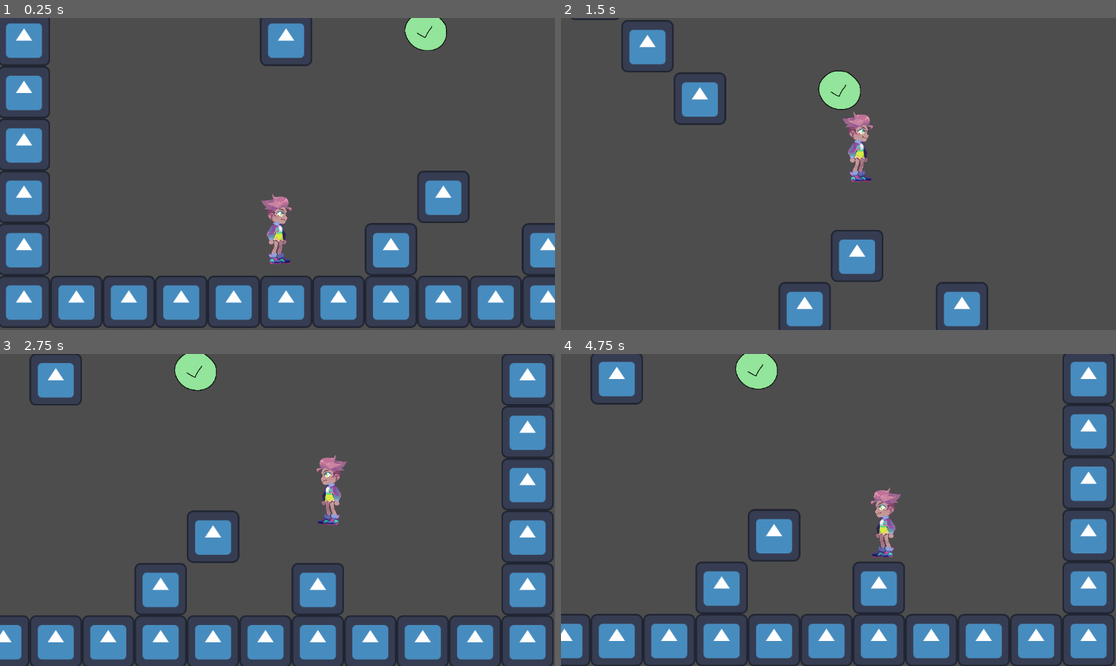
Above: before the commit, frames 1-4 (two rows, left to right).
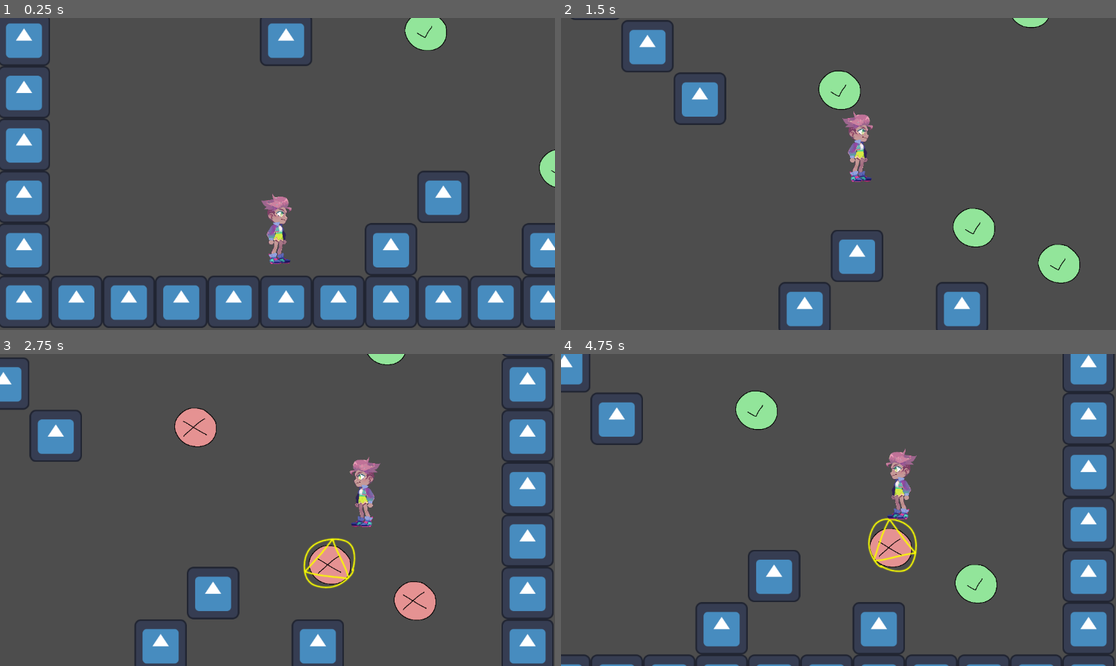
Above: after the commit, the same moments.

Repository: pepperfruits/Aurelia
Game: Godot game, scene res://Levels/TestingLevel/testing_level.tscn
The game is run twice, just before and just after one commit, with the same random seed, the same clock (stepped at 60 frames per second) and the same inputs. The engine's default icon, where the game draws it, is replaced by a stand-in: a white triangle on a blue panel in a dark square.
Inputs:
- Up to frame 1 (0.25 s): no input
- Up to frame 2 (1.5 s): hold Right (move_right) from 0.53 s (still down); tap C (dash) at 0.6 s; tap Z (jump) at 0.77, 0.8, 1.07, 1.35 s
- Up to frame 3 (2.75 s): tap Z (jump) at 1.52, 1.82, 2.3 s; tap C (dash) at 1.55, 2.1 s; release Right (move_right) at 2.03 s; hold Left (move_left) from 2.03 s (still down)
- Up to frame 4 (4.75 s): release Left (move_left) at 2.78 s; hold Right (move_right) 2.78-4.28 s; tap C (dash) at 2.85, 4.35 s; tap Z (jump) at 3.02, 3.32, 3.6, 3.77, 4.07, 4.52 s; hold Left (move_left) from 4.28 s (still down)

The runs differ from the first frame. In frame 1, 0.3% of the frame differs, in the area x 97-100%, y 42-55%; in frame 2, 1.7%; in frame 3, 21%; in frame 4, 23%, in the area x 0-100%, y 0-100%.

Commit message:
Hook functionality (no holding)

Diff:
--- a/Environment/Hook/hook.gd
+++ b/Environment/Hook/hook.gd
@@ -2,12 +2,40 @@
 class_name HookArea2D
 
 @onready var p : PlayerCharacterBody2D = $"..".p
+@onready var timer : Timer = $HookCooldownTimer
+@onready var collision : CollisionShape2D = $HookAreaCollisionShape
+@onready var sprite : Sprite2D = $HookSprite
+@onready var spriteAura : Sprite2D = $HookAuraSprite
+@export var spriteEnabled : Texture
+@export var spriteDisabled : Texture
+@export var AURA_ROTATION_SPEED : float = 360.0
 
 func _ready():
 	pass
+
+func _process(delta):
+	if spriteAura.visible:
+		spriteAura.rotation_degrees += AURA_ROTATION_SPEED * delta
 
 func _on_body_entered(body : PlayerCharacterBody2D):
 	body._on_player_entered_hook_range(self)
 
 func _on_body_exited(body : PlayerCharacterBody2D):
 	body._on_player_exited_hook_range(self)
+
+func use():
+	timer.start()
+	collision.disabled = true
+	p._on_player_exited_hook_range(self)
+	sprite.texture = spriteDisabled
+
+func _on_hook_cooldown_timer_timeout():
+	collision.disabled = false
+	sprite.texture = spriteEnabled
+
+
+func _on_aura_range_body_entered(body):
+	spriteAura.visible = true
+
+func _on_aura_range_body_exited(body):
+	spriteAura.visible = false
--- a/Environment/Hook/hook.tscn
+++ b/Environment/Hook/hook.tscn
@@ -1,21 +1,49 @@
-[gd_scene load_steps=4 format=3 uid="uid://degwbj0ixeanu"]
+[gd_scene load_steps=7 format=3 uid="uid://degwbj0ixeanu"]
 
 [ext_resource type="Script" path="res://Environment/Hook/hook.gd" id="1_qe3fk"]
 [ext_resource type="Texture2D" uid="uid://4sydabqxtg2r" path="res://Environment/Hook/hookEnabled.png" id="1_se3hq"]
+[ext_resource type="Texture2D" uid="uid://c5uh5cn1lf2p" path="res://Environment/Hook/hookDisabled.png" id="3_5ugqo"]
+[ext_resource type="Texture2D" uid="uid://g80ybp6fviu4" path="res://Environment/Hook/hookAura.png" id="4_ud0rb"]
 
-[sub_resource type="CircleShape2D" id="CircleShape2D_42l0i"]
-radius = 192.167
+[sub_resource type="CapsuleShape2D" id="CapsuleShape2D_ew1ul"]
+radius = 120.0
+height = 384.0
+
+[sub_resource type="CapsuleShape2D" id="CapsuleShape2D_0qhen"]
+radius = 104.0
+height = 320.0
 
 [node name="Hook" type="Area2D"]
 collision_layer = 0
 script = ExtResource("1_qe3fk")
+spriteEnabled = ExtResource("1_se3hq")
+spriteDisabled = ExtResource("3_5ugqo")
 
 [node name="HookAreaCollisionShape" type="CollisionShape2D" parent="."]
-shape = SubResource("CircleShape2D_42l0i")
+rotation = -1.57079
+shape = SubResource("CapsuleShape2D_ew1ul")
 
 [node name="HookSprite" type="Sprite2D" parent="."]
 scale = Vector2(0.5, 0.5)
 texture = ExtResource("1_se3hq")
 
+[node name="HookAuraSprite" type="Sprite2D" parent="."]
+visible = false
+scale = Vector2(0.648479, 0.648479)
+texture = ExtResource("4_ud0rb")
+
+[node name="HookCooldownTimer" type="Timer" parent="."]
+wait_time = 2.0
+one_shot = true
+
+[node name="AuraRange" type="Area2D" parent="."]
+
+[node name="CollisionShape2D" type="CollisionShape2D" parent="AuraRange"]
+rotation = -1.57079
+shape = SubResource("CapsuleShape2D_0qhen")
+
 [connection signal="body_entered" from="." to="." method="_on_body_entered"]
 [connection signal="body_exited" from="." to="." method="_on_body_exited"]
+[connection signal="timeout" from="HookCooldownTimer" to="." method="_on_hook_cooldown_timer_timeout"]
+[connection signal="body_entered" from="AuraRange" to="." method="_on_aura_range_body_entered"]
+[connection signal="body_exited" from="AuraRange" to="." method="_on_aura_range_body_exited"]
--- a/Levels/TestingLevel/testing_level.tscn
+++ b/Levels/TestingLevel/testing_level.tscn
@@ -25,6 +25,30 @@
 [node name="Hook" parent="DynamicEnvironmentManager" instance=ExtResource("4_7y0ub")]
 position = Vector2(920, -88)
 
+[node name="Hook2" parent="DynamicEnvironmentManager" instance=ExtResource("4_7y0ub")]
+position = Vector2(1384, -288)
+
+[node name="Hook3" parent="DynamicEnvironmentManager" instance=ExtResource("4_7y0ub")]
+position = Vector2(944, -520)
+
+[node name="Hook4" parent="DynamicEnvironmentManager" instance=ExtResource("4_7y0ub")]
+position = Vector2(1352, -688)
+
+[node name="Hook5" parent="DynamicEnvironmentManager" instance=ExtResource("4_7y0ub")]
+position = Vector2(968, -936)
+
+[node name="Hook6" parent="DynamicEnvironmentManager" instance=ExtResource("4_7y0ub")]
+position = Vector2(1368, -1096)
+
+[node name="Hook7" parent="DynamicEnvironmentManager" instance=ExtResource("4_7y0ub")]
+position = Vector2(968, -1352)
+
+[node name="Hook8" parent="DynamicEnvironmentManager" instance=ExtResource("4_7y0ub")]
+position = Vector2(1456, 336)
+
+[node name="Hook9" parent="DynamicEnvironmentManager" instance=ExtResource("4_7y0ub")]
+position = Vector2(1248, 248)
+
 [node name="Player" parent="." instance=ExtResource("1_jr7kg")]
 position = Vector2(555, 331)
 
--- a/Player/Movement.gd
+++ b/Player/Movement.gd
@@ -10,6 +10,8 @@
 @onready var DashDurationTimer : Timer = $DashDurationTimer
 ## Cooldown for dashing
 @onready var DashCooldownTimer : Timer = $DashCooldownTimer
+## The current available hook, if there is one
+var hook : HookArea2D = null
 #endregion
 
 #region Constants
@@ -40,6 +42,11 @@
 
 ## How many dash charges you have max, and what it gets refreshed to on the ground
 @export var MAX_DASH_CHARGES : int = 1
+
+## How long it takes to grapple to a point
+@export var GRAPPLE_TIME : float = 0.05
+## How close being on top of a hook counts as finishing the grapple
+@export var GRAPPLE_DEADZONE : float = 50.0
 #endregion
 
 #region Variables
@@ -53,6 +60,10 @@
 var dash_charges : int = 0
 ## Makes sure the cooldown is done
 var is_dash_ready : bool = true
+## True if you are grappling
+var grappling : bool = false
+## Where you want to reach when grappling to a hook
+var grapple_target_position : Vector2 = Vector2.ZERO
 #endregion
 
 func _process(delta):
@@ -66,28 +77,35 @@
 	elif (momentum < -1.0):
 		facing = -1
 
-	if (can_hook() and InputHandler.is_jump_inputted()): # If you can hook, hook
-		hook()
-	if (can_dash() and InputHandler.is_dash_inputted()): # If you can dash, dash
-		dash(input_direction, delta)
-	if dashing: #If you are dashing, TODO it does some debug stuff!
-		if (facing == 1):
-			$"../PlaceHolderSprite".rotation_degrees = 80 # TODO remove, debug!
+	if (can_grapple(is_on_floor) and InputHandler.is_jump_inputted()): # If you can grapple, grapple
+		grapple(delta)
+
+	if grappling:
+		if grapple_target_position.distance_to(p.position) < GRAPPLE_DEADZONE:
+			grapple_reached(delta)
 		else:
-			$"../PlaceHolderSprite".rotation_degrees = -80 # TODO remove, debug!
-	else: #If you aren't dashing, then handle movement inputs & gravity
-		if (input_direction): # If input is left or right, apply acceleration
-			apply_acceleration(delta, input_direction, is_on_floor)
-		else: # Otherwise, apply friction to stop
-			apply_friction(delta, is_on_floor)
-
-		if (can_jump() and InputHandler.is_jump_inputted()): # If you can jump, jump.
-			jump(delta)
-		else: # Otherwise, check if gravity should be applied or if we should refresh dash(es) anyway
-			if (is_on_floor):
-				refresh_dash_charges()
+			p.position += (grapple_target_position - p.position) / GRAPPLE_TIME * delta
+	else:
+		if (can_dash() and InputHandler.is_dash_inputted()): # If you can dash, dash
+			dash(input_direction, delta)
+		if dashing: #If you are dashing, TODO it does some debug stuff!
+			if (facing == 1):
+				$"../PlaceHolderSprite".rotation_degrees = 80 # TODO remove, debug!
 			else:
-				apply_gravity(delta)
+				$"../PlaceHolderSprite".rotation_degrees = -80 # TODO remove, debug!
+		else: #If you aren't dashing, then handle movement inputs & gravity
+			if (input_direction): # If input is left or right, apply acceleration
+				apply_acceleration(delta, input_direction, is_on_floor)
+			else: # Otherwise, apply friction to stop
+				apply_friction(delta, is_on_floor)
+
+			if (can_jump() and InputHandler.is_jump_inputted()): # If you can jump, jump.
+				jump(delta)
+			else: # Otherwise, check if gravity should be applied or if we should refresh dash(es) anyway
+				if (is_on_floor):
+					refresh_dash_charges()
+				else:
+					apply_gravity(delta)
 
 	p.velocity.x = momentum
 	p.move_and_slide()
@@ -96,11 +114,21 @@
 		dashing = 0
 
 #region Helper Functions
-func hook() -> void:
-	pass
-
-func can_hook() -> bool:
-	return true
+func grapple_reached(delta) -> void:
+	momentum = 0.0
+	p.velocity = Vector2.ZERO
+	jump(delta)
+	grappling = false
+
+func grapple(_delta) -> void:
+	momentum = 0
+	p.velocity = Vector2.ZERO
+	grapple_target_position = hook.global_position
+	grappling = true
+	hook.use()
+
+func can_grapple(is_on_floor : bool) -> bool:
+	return hook != null and not is_on_floor
 
 func cap_momentum(delta : float, is_on_floor : bool) -> void:
 	if (abs(momentum) > RUN_MAX_SPEED):
@@ -143,6 +171,7 @@
 func jump(_delta : float) -> void:
 	p.velocity.y = -JUMP_VELOCITY
 	refresh_dash_charges()
+	InputHandler._on_jump_buffer_timer_timeout()
 
 func can_dash() -> bool:
 	return dash_charges > 0 and is_dash_ready
--- a/Player/player.gd
+++ b/Player/player.gd
@@ -1,5 +1,7 @@
 extends CharacterBody2D
 class_name PlayerCharacterBody2D
+
+@onready var movement : PlayerMovementNode = $Movement
 
 func _ready():
 	pass
@@ -8,7 +10,7 @@
 	pass
 
 func _on_player_entered_hook_range(hook : HookArea2D):
-	pass
+	movement.hook = hook
 
 func _on_player_exited_hook_range(hook : HookArea2D):
-	pass
+	movement.hook = null
Binary file added: Environment/Hook/hookAura.png
Not shown, added: Environment/Hook/hookAura.png.import
